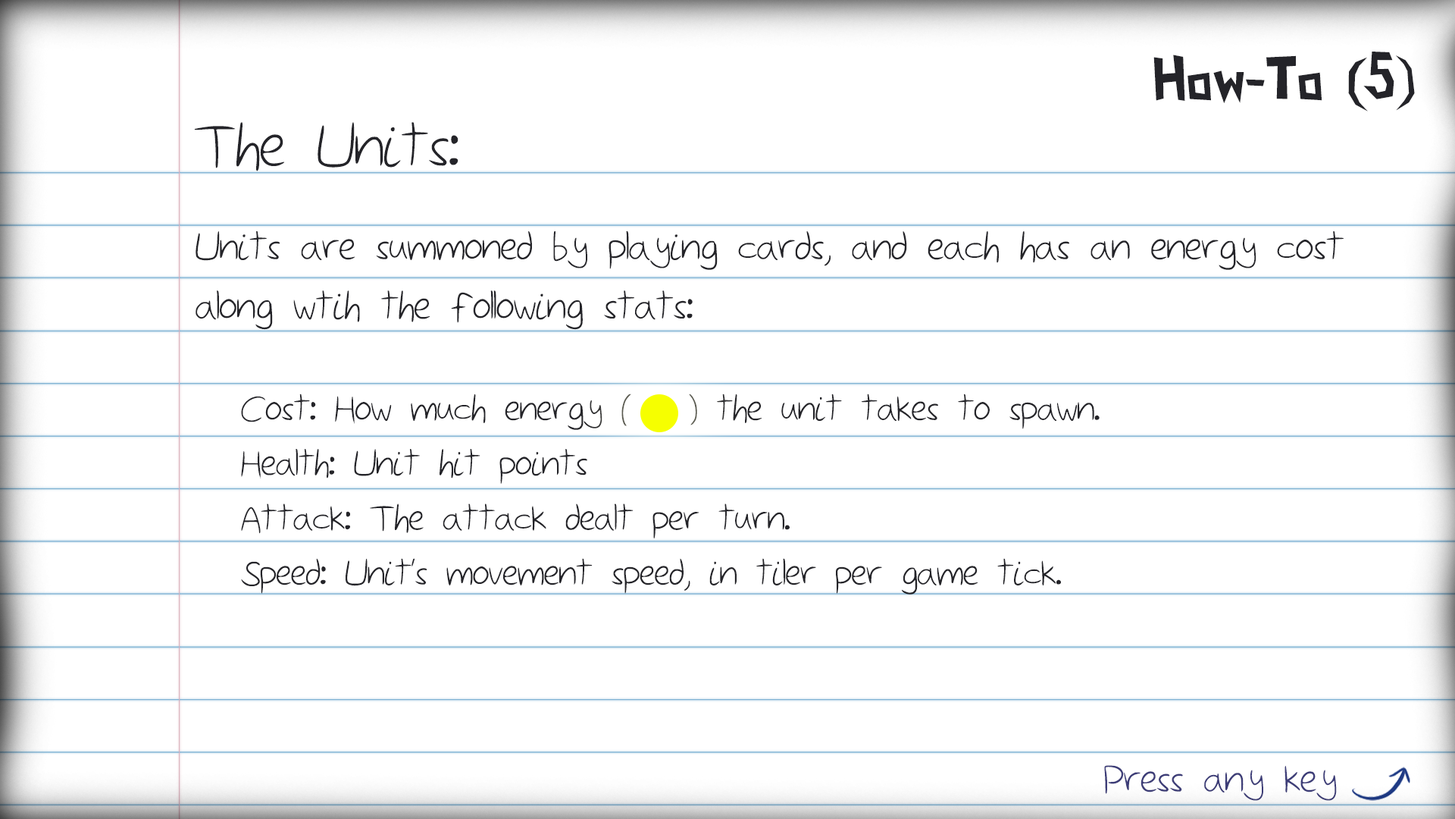
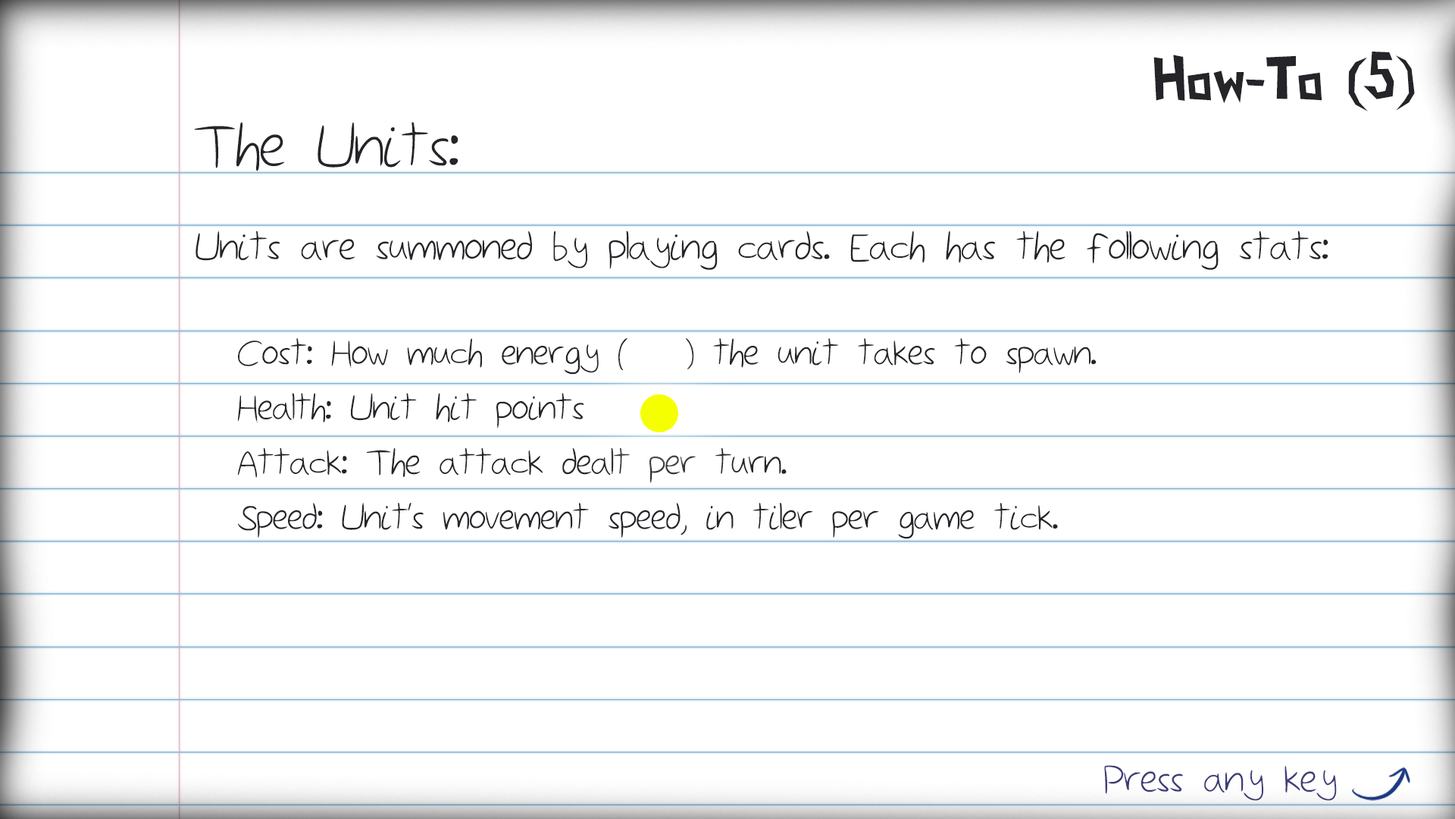
Layers edited between the first and the second 1455×819 image:
painted on "Cost: How much energy ( ) the unit takes to spawn. Health: Un" over [238, 338, 1100, 595]
renamed "Units are summoned by playing cards, and each has an energy cos" to "Units are summoned by playing cards. Each has the following sta", painted on it over [195, 230, 1344, 330]
